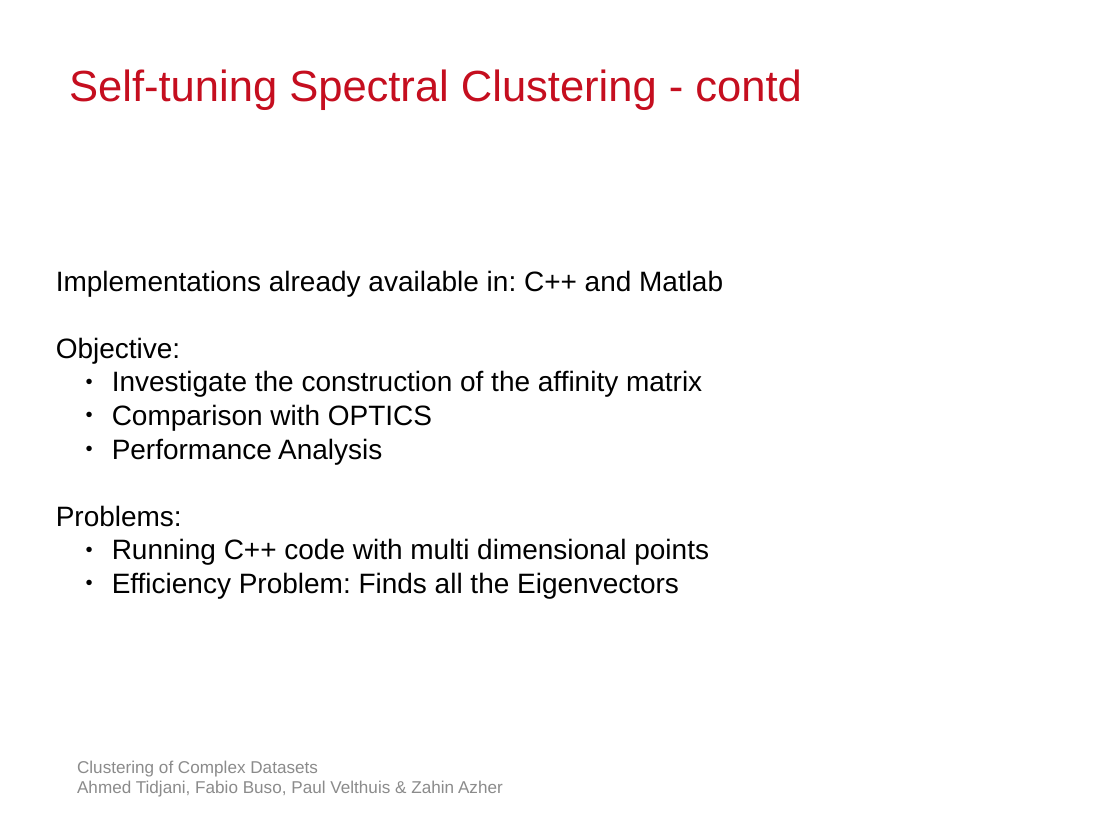
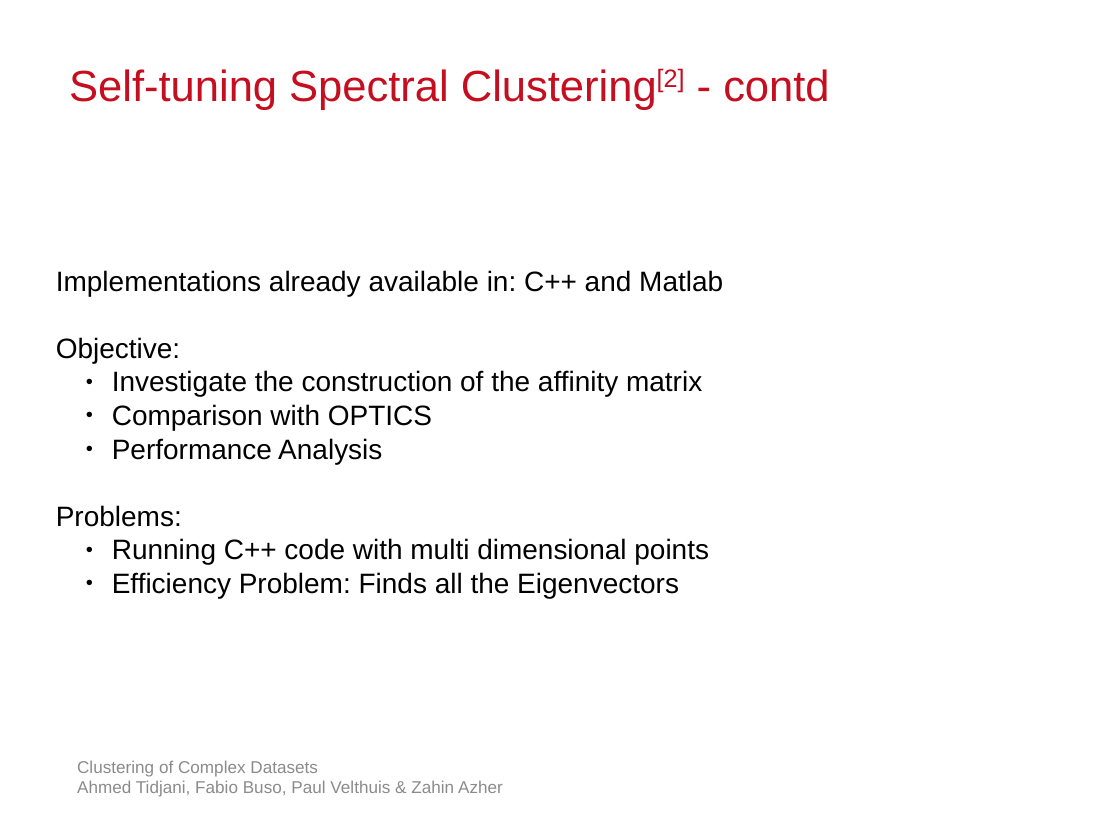
Before and after one commit to atidjani/IoSL_Clustering, a slide deck: slide 7 of Presentations/Milestone.pptx. Drawn at 1120x840 pixels with LibreOffice and Linux fonts; fonts in the diff are those of the drawing; background and template pictures are left out. Boxes give left, top, right and bottom in pixels: in the first picture for what was removed or moved away, otherwise in the second. Text is boxed around its words. In the diff, an @@ line names an element or a change of style, - is before the commit and + after.

```diff
--- a/Presentations/Milestone.pptx
+++ b/Presentations/Milestone.pptx
@@ text at [69, 68, 829, 110]: text changed @@
-Self-tuning Spectral Clustering - contd
+Self-tuning Spectral Clustering[2] - contd
```
Also in this commit, not shown: 5 other slides changed, 1 slide added.
